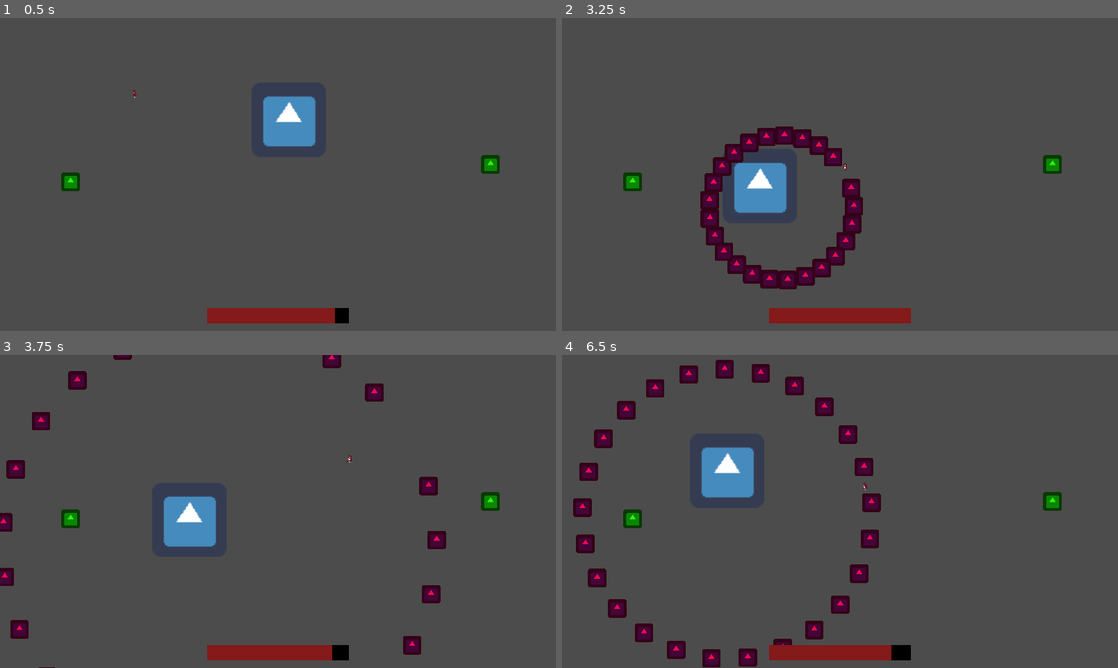
Above: before the commit, frames 1-4 (two rows, left to right).
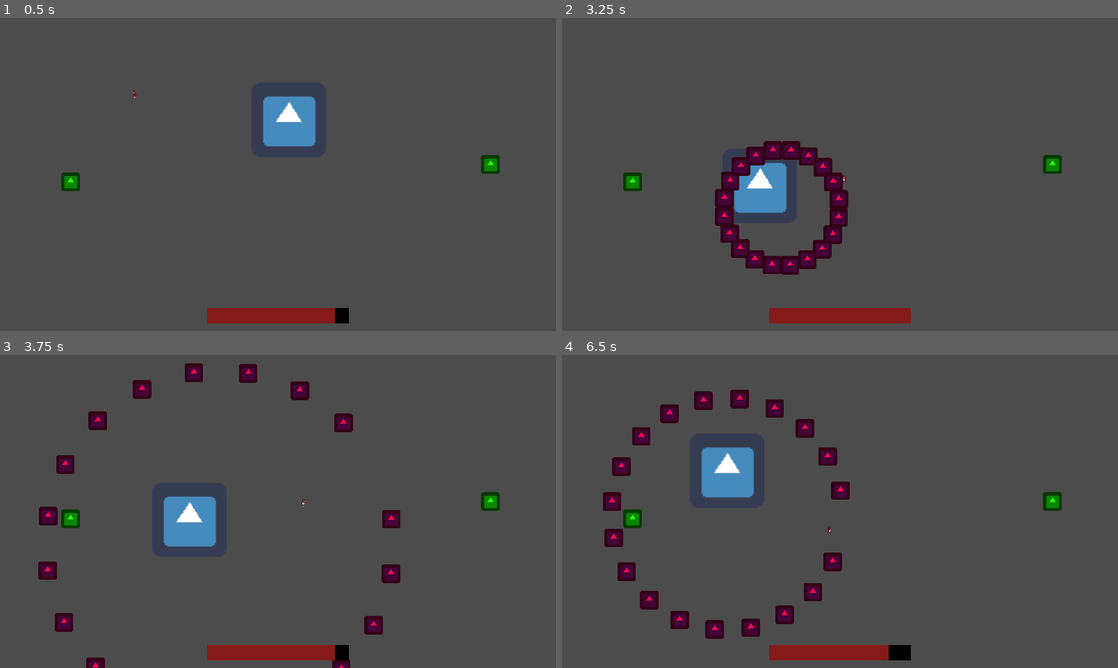
Above: after the commit, the same moments.

Repository: LadyVolk/The-Modern-Triad
Game: Godot game, scene res://Level.tscn
Two runs of this game, one before a commit and one after it. Both use one fixed random seed, a clock stepped at 60 frames per second and the inputs below. The engine's default icon, where the game draws it, is replaced by a stand-in: a white triangle on a blue panel in a dark square.
Inputs (mouse positions are in pixels of both pictures, inside the frame that each line leads up to):
- Up to frame 1 (0.5 s): no input
- Up to frame 2 (3.25 s): move the mouse to (962, 158) at 0.52 s; hold D (player_right) 0.53-1.28 s; hold Space (player_dash) 0.53-1.28 s; click (962, 158) at 0.8 s; move the mouse to (728, 190) at 1.27 s; hold S (player_down) 1.28-2.03 s; click (728, 190) at 1.35 s; tap Space (player_dash) at 1.55, 2.85 s; move the mouse to (895, 105) at 2.02 s; hold D (player_right) 2.03-2.78 s; hold Right mouse button (melee_attack) 2.03-2.78 s; click (895, 105) at 2.3 s; tap Enter at 2.75 s; move the mouse to (812, 237) at 2.77 s; hold W (player_up) from 2.78 s (still down)
- Up to frame 3 (3.75 s): move the mouse to (444, 558) at 3.52 s; release W (player_up) at 3.53 s; press the mouse at (444, 558) at 3.53 s; hold A (player_left) from 3.53 s (still down)
- Up to frame 4 (6.5 s): move the mouse to (673, 464) at 4.27 s; release the mouse at (673, 464) at 4.28 s; tap Space (player_dash) at 4.35, 6.05 s; move the mouse to (867, 511) at 5.02 s; release A (player_left) at 5.03 s; press the mouse at (867, 511) at 5.03 s; hold S (player_down) 5.03-5.78 s; move the mouse to (756, 433) at 5.77 s; release the mouse at (756, 433) at 5.78 s; hold D (player_right) from 5.78 s (still down); right-click (756, 433) at 5.85 s

Frame 1 is identical in both runs. In frame 2, 7.0% of the frame differs, in the area x 24-55%, y 34-87%; in frame 3, 5.0%; in frame 4, 8.5%, in the area x 2-60%, y 1-100%.

Commit message:
boss stage 2 done

Diff:
--- a/game/Bosses/Depression/Depression.gd
+++ b/game/Bosses/Depression/Depression.gd
@@ -8,6 +8,8 @@
 var target_destination
 var speed = 300
 
+var boss_state = 1
+
 export var health = 200
 
 func _ready():
@@ -15,13 +17,33 @@
 
 
 func _on_Timer_timeout():
-	randomize()
-	var angle_rad =  rand_range(0, 2*PI)
-	var number = 25
-	for _i in range(0, number):
-		emit_signal("depression_shoot", global_position,
-					Vector2(cos(angle_rad), sin(angle_rad)))
-		angle_rad += 2*PI/number
+
+	if boss_state == 1:
+		randomize()
+		var angle_rad =  rand_range(0, 2*PI)
+		var number = 20
+		for _i in range(0, number):
+			emit_signal("depression_shoot", global_position,
+						Vector2(cos(angle_rad), sin(angle_rad)))
+			angle_rad += 2*PI/number
+	elif boss_state == 2:
+
+		randomize()
+		var initial_angle =  rand_range(0, 2*PI)
+		for j in 10:
+			var angle_rad = initial_angle + j * PI/5
+			var number = 15
+			for _i in range(0, number):
+				emit_signal("depression_shoot", global_position,
+							Vector2(cos(angle_rad), sin(angle_rad)))
+				angle_rad += 2*PI/number
+			yield(get_tree().create_timer(0.4), "timeout")
+
+
+
+	elif boss_state == 3:
+		pass
+
 
 func _physics_process(delta):
 	if target_destination:
@@ -29,7 +51,6 @@
 
 		var move_x = how_much_to_move(target_destination.x, position.x, how_much)
 		var move_y = how_much_to_move(target_destination.y, position.y, how_much)
-
 
 		var move = Vector2(move_x, move_y)
 
@@ -60,11 +81,24 @@
 func take_damage(damage):
 	health -= damage
 
-	if health <= 0:
-		die()
-	else:
+	if health <= 200 and health > 140:
 		$AnimationPlayer.stop()
 		$AnimationPlayer.play("stun")
+
+	elif health <= 140 and health > 70:
+		$AnimationPlayer.stop()
+		$AnimationPlayer.play("stun")
+		if boss_state == 1:
+			$Timer.wait_time = 9
+			boss_state = 2
+	elif health <= 70 and health > 0:
+		$AnimationPlayer.stop()
+		$AnimationPlayer.play("stun")
+
+		boss_state = 3
+	else:
+		die()
+
 
 func die():
 	queue_free()
--- a/game/Bosses/Depression/Negativity.gd
+++ b/game/Bosses/Depression/Negativity.gd
@@ -5,7 +5,7 @@
 const force = 15000
 
 
-export var speed = 1000
+export var speed = 800
 export var stun_time = 1
 
 signal stun_player
--- a/game/Bosses/Depression/SpeedBoost.gd
+++ b/game/Bosses/Depression/SpeedBoost.gd
@@ -4,7 +4,6 @@
 
 func _ready():
 	pass
-
 
 
 func _on_Area2D_body_entered(body):
--- a/game/Bosses/Depression/SpeedBoost.tscn
+++ b/game/Bosses/Depression/SpeedBoost.tscn
@@ -4,6 +4,7 @@
 [ext_resource path="res://Bosses/Depression/SpeedBoost.gd" type="Script" id=2]
 
 [sub_resource type="RectangleShape2D" id=1]
+extents = Vector2( 33.8463, 33.3406 )
 
 [node name="SpeedBoost" type="Node2D"]
 script = ExtResource( 2 )
--- a/game/Level.tscn
+++ b/game/Level.tscn
@@ -42,13 +42,13 @@
 
 [node name="Projectiles" type="Node" parent="."]
 
+[node name="SpeedBoosts" type="Node" parent="."]
+
 [node name="Depression" parent="." instance=ExtResource( 4 )]
 position = Vector2( 997.154, 350.976 )
 
 [node name="Player" parent="." instance=ExtResource( 1 )]
 position = Vector2( 467, 263 )
-
-[node name="SpeedBoosts" type="Node" parent="."]
 
 [node name="BoostSpawnAreaL" type="Area2D" parent="."]
 position = Vector2( 500, 500 )
--- a/game/Player.gd
+++ b/game/Player.gd
@@ -8,11 +8,11 @@
 onready var animation = $AnimationPlayer
 
 export var speed: int
-export var dash_strength = 18000
+export var dash_strength = 40000
 export var max_speed = 400
 export var min_speed = 100
 export var speed_boost = 300
-export var speed_slowdown = 40
+export var speed_slowdown = 30
 export var max_health = 100
 export var max_still_time = 0.2
 export var still_damage = 30
@@ -28,7 +28,7 @@
 var stunned = false
 var player_hit_stun = 0.1
 
-const melee_damage = 10
+const melee_damage = 5
 const dash_time = 0.2
 const player_sprites = {"top": preload("res://assets/images/player/player_top.png"),
 						"bottom": preload("res://assets/images/player/player_botton.png"),
@@ -59,7 +59,7 @@
 	if mov_vector != Vector2.ZERO and not stunned:
 		apply_movement(mov_vector * speed * delta)
 	else:
-		apply_friction(speed * delta)
+		apply_friction(speed*2 * delta)
 
 		still_time += delta
 		if still_time >= max_still_time:
@@ -80,7 +80,6 @@
 	#slowdown by depression
 	max_speed = max(min_speed, max_speed - speed_slowdown * delta)
 
-	print(knockback_movement)
 
 func _input(event):
 	if event.is_action_pressed("player_dash"):
@@ -107,7 +106,7 @@
 	movement = Vector2()
 	var direction = get_player_direction()
 	$Tween.interpolate_property(self, "dash_movement", direction * dash_strength,
-							Vector2(), dash_time, Tween.TRANS_LINEAR, Tween.EASE_IN)
+							Vector2(), dash_time, Tween.TRANS_QUAD, Tween.EASE_OUT_IN)
 	$Tween.start()
 
 func apply_movement(acceleration):
